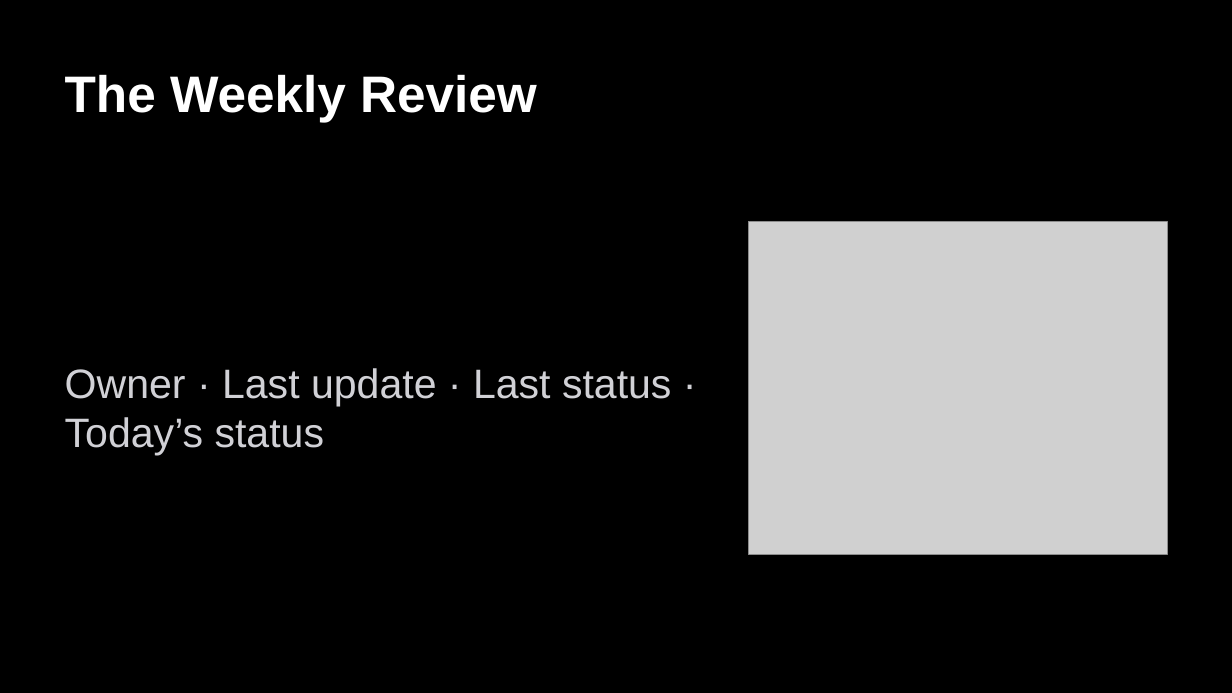
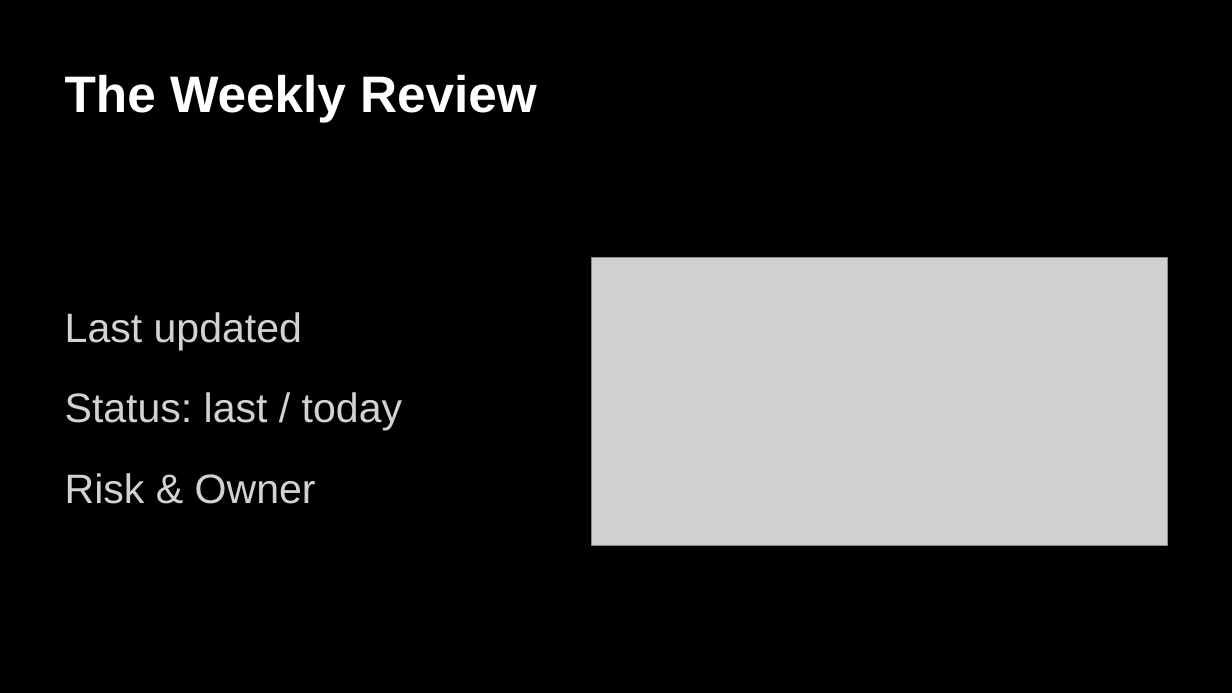
Before and after one commit to ivonnyssen/2026-0111, a slide deck: slide 14 of talk.pptx (slide 12 before the commit). Drawn at 1232x693 pixels with LibreOffice and Linux fonts; fonts in the diff are those of the drawing; grey boxes stand for pictures. Boxes give left, top, right and bottom in pixels: in the first picture for what was removed or moved away, otherwise in the second. Text is boxed around its words. In the diff, an @@ line names an element or a change of style, - is before the commit and + after.

```diff
--- a/talk.pptx
+++ b/talk.pptx
@@ picture: place and size @@
-picture at (749, 222, 1167, 555)
+picture at (592, 258, 1167, 546)
@@ text at (65, 312, 402, 504): text changed @@
-Owner · Last update · Last status · Today’s status
+Last updated
+Status: last / today
+Risk & Owner
```
Also in this commit, not shown: 8 other slides changed, 8 slides added, 6 slides removed, 9 other files.
